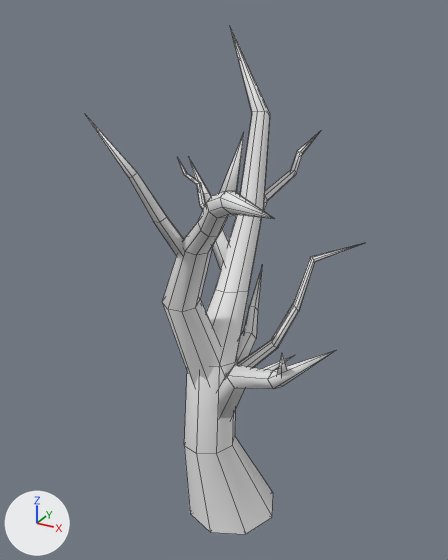
What one commit did to the FBX model BogeyMan/Assets/Art/Environnement/Vegetation MEshes/SM_TreeSmall1.fbx.
The view is the same before and after, from a 50 mm lens placed at (1.46, -2.76, 2.95), pointed at (-0.09, 0.05, 1.55). Arrows for +X, +Y and +Z are at lower left; the lights stay in place. Mesh edges are drawn as thin lines. Where no turn or scale is listed for an object, it has been applied to the vertices.

The first picture shows 'SM_TreeSmall1'.
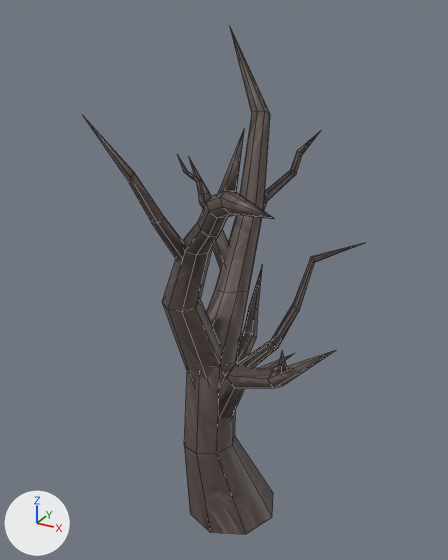
What differs and where, as boxes [x1, y1, x2, y2] in the pictures (448 x 560 px):
'SM_TreeSmall1', reshaped: before [87, 27, 364, 534]; after [83, 27, 364, 534]
part 1 of me_mesh, rebuilt (8% taller): before [178, 159, 206, 210]; after [177, 154, 206, 209]
part 2 of me_mesh, rebuilt: before [87, 117, 184, 256]; after [83, 116, 184, 260]
part 3 of me_mesh, rebuilt: before [277, 353, 287, 376]; after [277, 351, 287, 374]
part 4 of me_mesh, rebuilt (8% wider, 8% taller): before [220, 134, 244, 193]; after [218, 130, 244, 194]
part 5 of me_mesh, rebuilt: before [262, 355, 295, 371]; after [258, 353, 295, 370]
part 6 of me_mesh, recoloured: [162, 27, 357, 534] in both

What changed in the scene script:
```text
Add img_defaultmaterial_base_color_png:
    img_defaultmaterial_base_color_png = load_image('DefaultMaterial_Base_color.png', '../Textures/PropsTex/Trimsheet/DefaultMaterial_Base_color.png', 2048, 2048, 'sRGB')
Add mat_material__25:
    mat_material__25 = principled_material('Material #25')
    mat_material__25.texture = img_defaultmaterial_base_color_png
Change me_mesh:
    used by ob_sm_treesmall1; location = (0.0, 0.0, 0.0)
    remove me_mesh.from_pydata(...)  # 265 vertices, 296 faces; spans x -0.64..0.73, y -0.98..1.09, z -0.02..2.85
    add me_mesh.from_pydata(...)  # 255 vertices, 243 faces; spans x -0.64..0.73, y -0.98..1.09, z -0.02..2.85
    me_mesh part 1: the loose piece of 22 vertices spanning x -0.62..-0.3, y 0.3..0.42, z 1.78..2.11 is rebuilt with 21 vertices and now spans x -0.62..-0.3, y 0.3..0.42, z 1.8..2.13, in mat_material__25 (picture img_defaultmaterial_base_color_png)
    me_mesh part 2: the loose piece of 17 vertices spanning x -0.34..-0.06, y -0.7..-0.22, z 1.76..2.54 is rebuilt with 16 vertices and now spans x -0.34..-0.06, y -0.72..-0.24, z 1.76..2.54, in mat_material__25 (picture img_defaultmaterial_base_color_png)
    me_mesh part 3: the loose piece of 7 vertices spanning x 0.42..0.49, y -0.44..-0.28, z 1.27..1.49 is rebuilt with 6 vertices and now spans x 0.42..0.49, y -0.44..-0.28, z 1.29..1.5, in mat_material__25 (picture img_defaultmaterial_base_color_png)
    me_mesh part 4: the loose piece of 7 vertices spanning x 0.28..0.41, y -0.69..-0.63, z 2.22..2.53 is rebuilt with 6 vertices and now spans x 0.28..0.41, y -0.69..-0.63, z 2.23..2.54, in mat_material__25 (picture img_defaultmaterial_base_color_png)
    me_mesh part 5: the loose piece of 7 vertices spanning x 0.26..0.43, y -0.24..-0.14, z 1.16..1.3 is rebuilt with 6 vertices and now spans x 0.26..0.43, y -0.24..-0.14, z 1.17..1.31, in mat_material__25 (picture img_defaultmaterial_base_color_png)
    me_mesh part 6: 193 faces spanning x -0.64..0.73, y -0.98..1.09, z -0.02..2.85 switch from no material to mat_material__25 (picture img_defaultmaterial_base_color_png)
```
